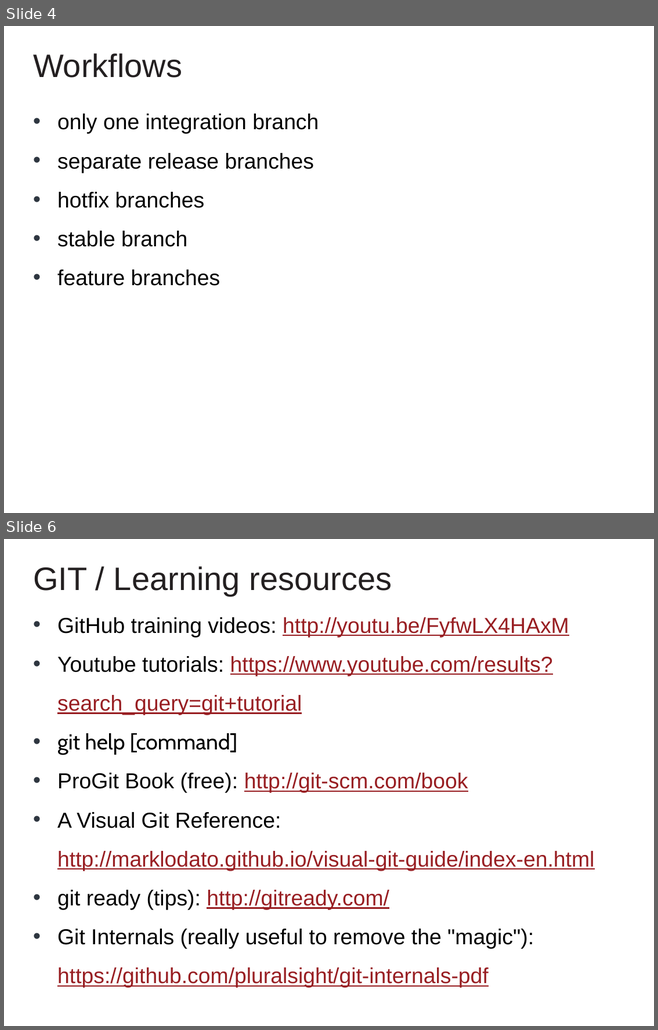
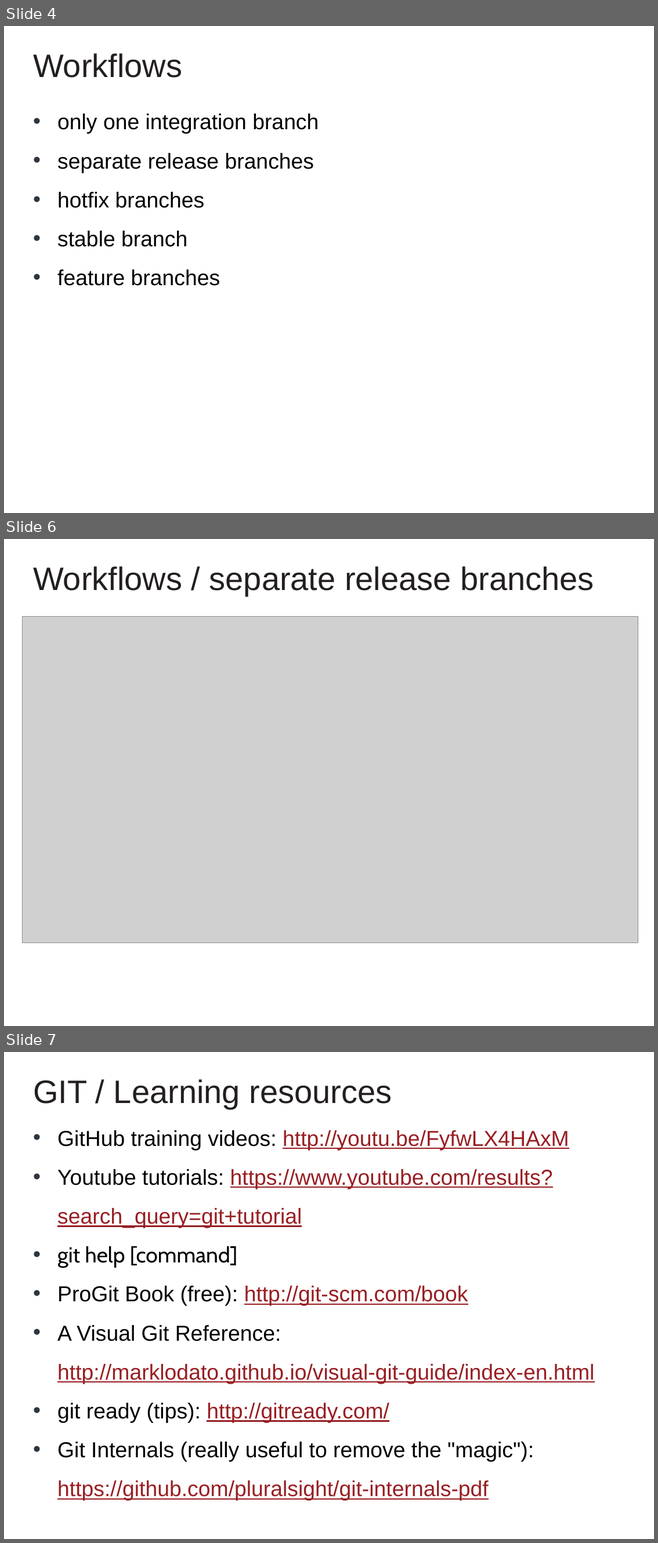
Before and after one commit to cvmocanu/git-presentation, a slide deck: GIT Presentation.pptx. Shown one above the other, each under a label of ours: slides 4 and 6 before the commit, slides 4, 6 and 7 after it; the slides between them are not shown. The pictures are 658x1030 and 658x1543 pixels, drawn with LibreOffice and Linux fonts; fonts in the diff are those of the drawing; grey boxes stand for pictures; background and template pictures are left out. Boxes give left, top, right and bottom in pixels: in the first picture for what was removed or moved away, otherwise in the second. Text is boxed around its words. In the diff, an @@ line names an element or a change of style, - is before the commit and + after.

```diff
--- a/GIT Presentation.pptx
+++ b/GIT Presentation.pptx
@@ slide 6 added at bbox=[4, 539, 654, 1026], background #FFFFFF @@
@@ text added at bbox=[33, 566, 593, 595], 36 pt, text #231F20 @@
+Workflows / separate release branches
@@ picture added at bbox=[22, 617, 638, 944] @@
@@ what was slide 6 is now slide 7 @@
```
Also in this commit, not shown: 1 slide changed, 4 other files.
